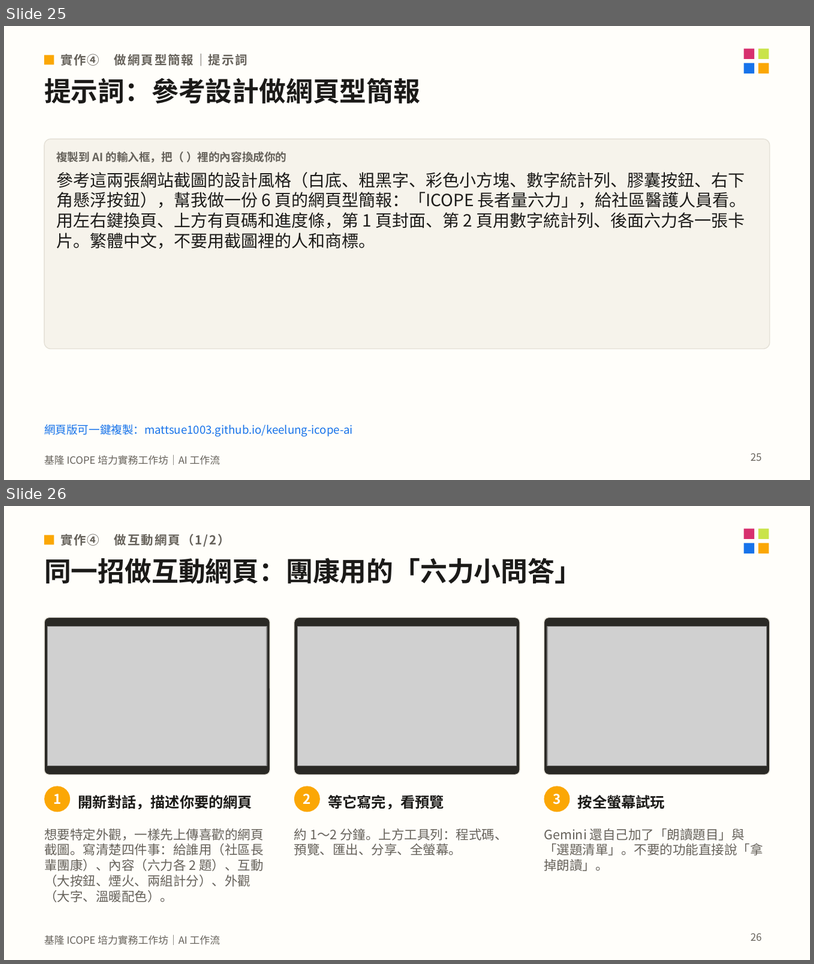
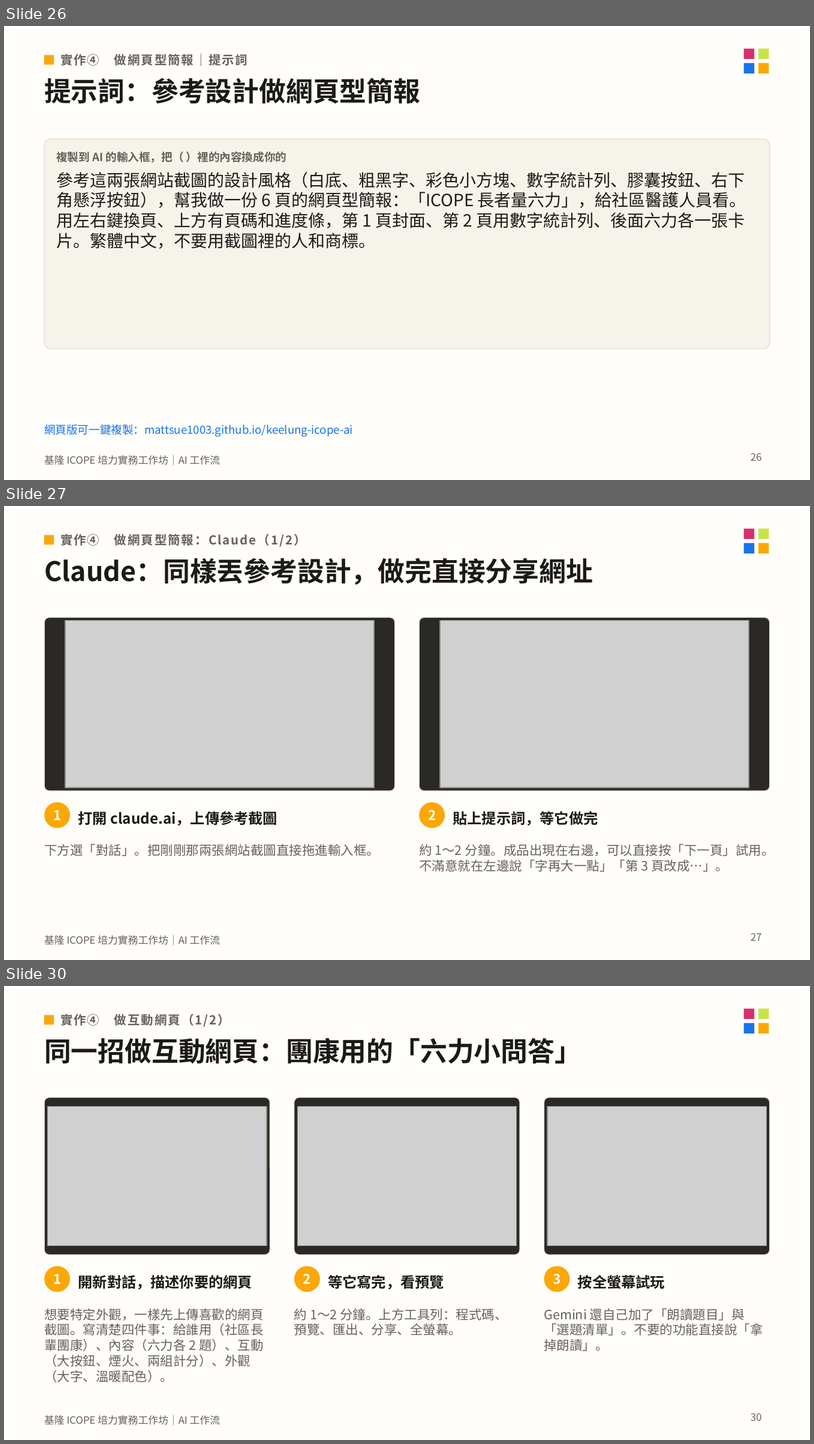
Before and after one commit to mattsue1003/keelung-icope-ai, a slide deck: 基隆ICOPE_AI工作坊_講義.pptx. Shown one above the other, each under a label of ours: slides 25 and 26 before the commit, slides 26, 27 and 30 after it; the slides between them are not shown. The pictures are 814x964 and 814x1444 pixels, drawn with LibreOffice and Linux fonts; fonts in the diff are those of the drawing; grey boxes stand for pictures. Boxes give left, top, right and bottom in pixels: in the first picture for what was removed or moved away, otherwise in the second. Text is boxed around its words. In the diff, an @@ line names an element or a change of style, - is before the commit and + after.

```diff
--- a/基隆ICOPE_AI工作坊_講義.pptx
+++ b/基隆ICOPE_AI工作坊_講義.pptx
@@ slide 27 added at (4, 506, 810, 960), background #FFFEFA; not listed: 5 template elements that a slide beside it also shows @@
@@ rectangle added at (44, 535, 54, 545), fill #FBA705 @@
@@ text added at (60, 534, 306, 547), 11 pt, text #66625B, bold @@
+實作④ 做網頁型簡報：Claude（1/2）
@@ text added at (44, 558, 593, 585), 24 pt, text #1B1A18, bold @@
+Claude：同樣丟參考設計，做完直接分享網址
@@ rounded rectangle added at (44, 617, 395, 790), fill #2A2925, outline #E4E0D6 0.75 pt @@
@@ picture added at (65, 621, 374, 787) @@
@@ rounded rectangle added at (419, 617, 770, 790), fill #2A2925, outline #E4E0D6 0.75 pt @@
@@ picture added at (440, 621, 749, 787) @@
@@ ellipse added at (44, 802, 70, 828), fill #FBA705 @@
@@ text added at (53, 810, 61, 820), 12 pt, text #FFFFFF, bold @@
+1
@@ text added at (78, 811, 278, 825), 13 pt, text #1B1A18, bold @@
+打開 claude.ai，上傳參考截圖
@@ ellipse added at (419, 802, 445, 828), fill #FBA705 @@
@@ text added at (428, 810, 436, 820), 12 pt, text #FFFFFF, bold @@
+2
@@ text added at (453, 811, 599, 825), 13 pt, text #1B1A18, bold @@
+貼上提示詞，等它做完
@@ text added at (44, 844, 380, 856), 11.5 pt, text #66625B @@
+下方選「對話」。把剛剛那兩張網站截圖直接拖進輸入框。
@@ text added at (419, 844, 775, 871), 11.5 pt, text #66625B @@
+約 1～2 分鐘。成品出現在右邊，可以直接按「下一頁」試用。不滿意就在左邊說「字再大一點」「第 3 頁改成…」。
@@ page number added at (751, 933, 762, 940), 9 pt, text #66625B @@
+27
@@ what was slide 25 is now slide 26 @@
@@ page number at (751, 453, 762, 460): text changed @@
-25
+26
@@ what was slide 26 is now slide 30 @@
@@ page number at (751, 1413, 762, 1420): text changed @@
-26
+30
```
Also in this commit, not shown: 8 slides changed, 5 other slides added, 20 other files.
